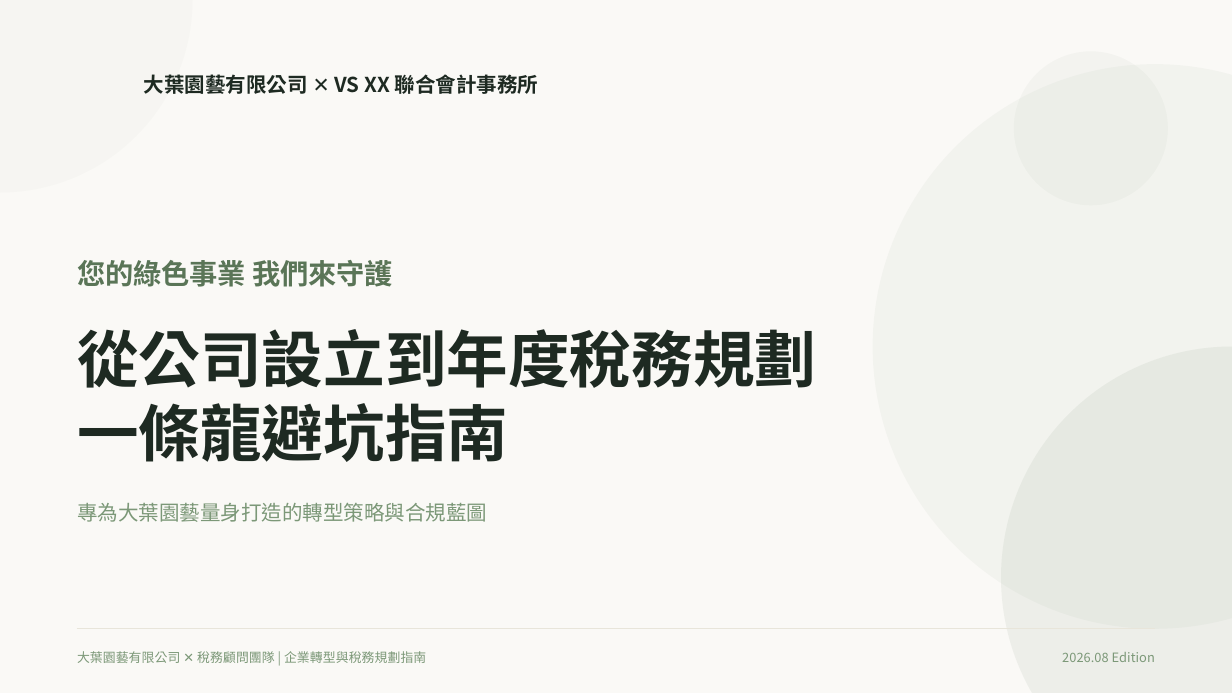
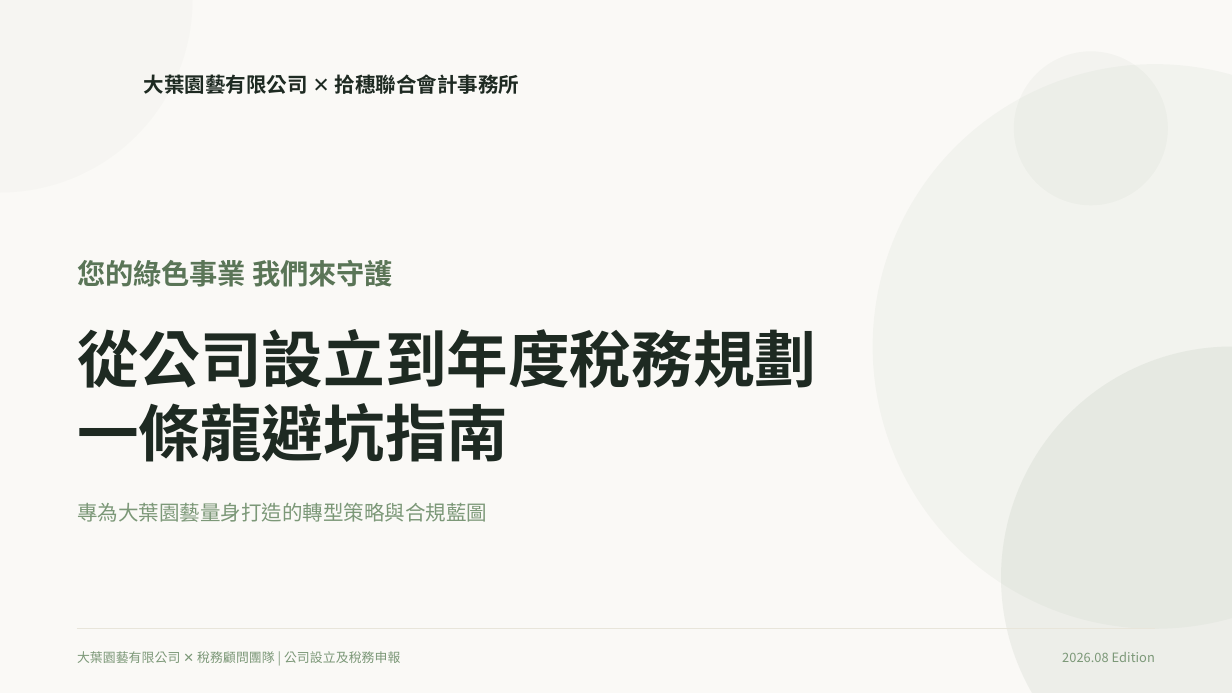
Before and after one commit to qwerty10218/horticulture-tax-case, a slide deck: slide 1 of 大葉園藝_公司設立與首年稅務規劃_v3_Formatted.pptx. Drawn at 1232x693 pixels with LibreOffice and Linux fonts; fonts in the diff are those of the drawing. Boxes give left, top, right and bottom in pixels: in the first picture for what was removed or moved away, otherwise in the second. Text is boxed around its words. In the diff, an @@ line names an element or a change of style, - is before the commit and + after.

Commit message:
Fix PPTX styles: unifying headers, footers and earth tone table formatting

```diff
--- a/大葉園藝_公司設立與首年稅務規劃_v3_Formatted.pptx
+++ b/大葉園藝_公司設立與首年稅務規劃_v3_Formatted.pptx
@@ text at box(144, 74, 520, 94): text changed @@
-大葉園藝有限公司 ✕ VS XX 聯合會計事務所
+大葉園藝有限公司 ✕ 拾穗聯合會計事務所
@@ text at box(77, 651, 400, 663): text changed @@
-大葉園藝有限公司 ✕ 稅務顧問團隊 | 企業轉型與稅務規劃指南
+大葉園藝有限公司 ✕ 稅務顧問團隊 | 公司設立及稅務申報
```
Also in this commit, not shown: 1 other file.
